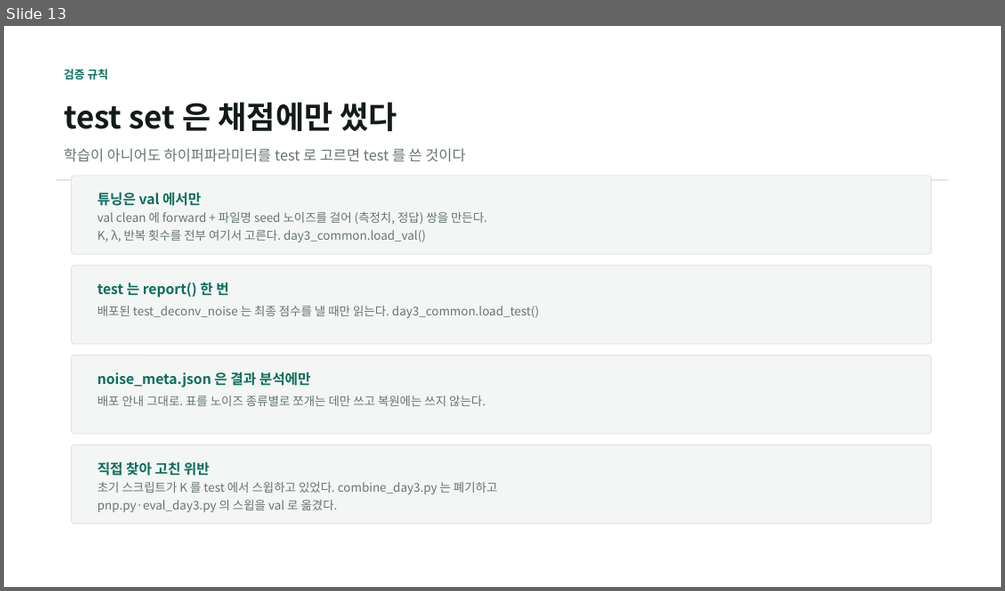
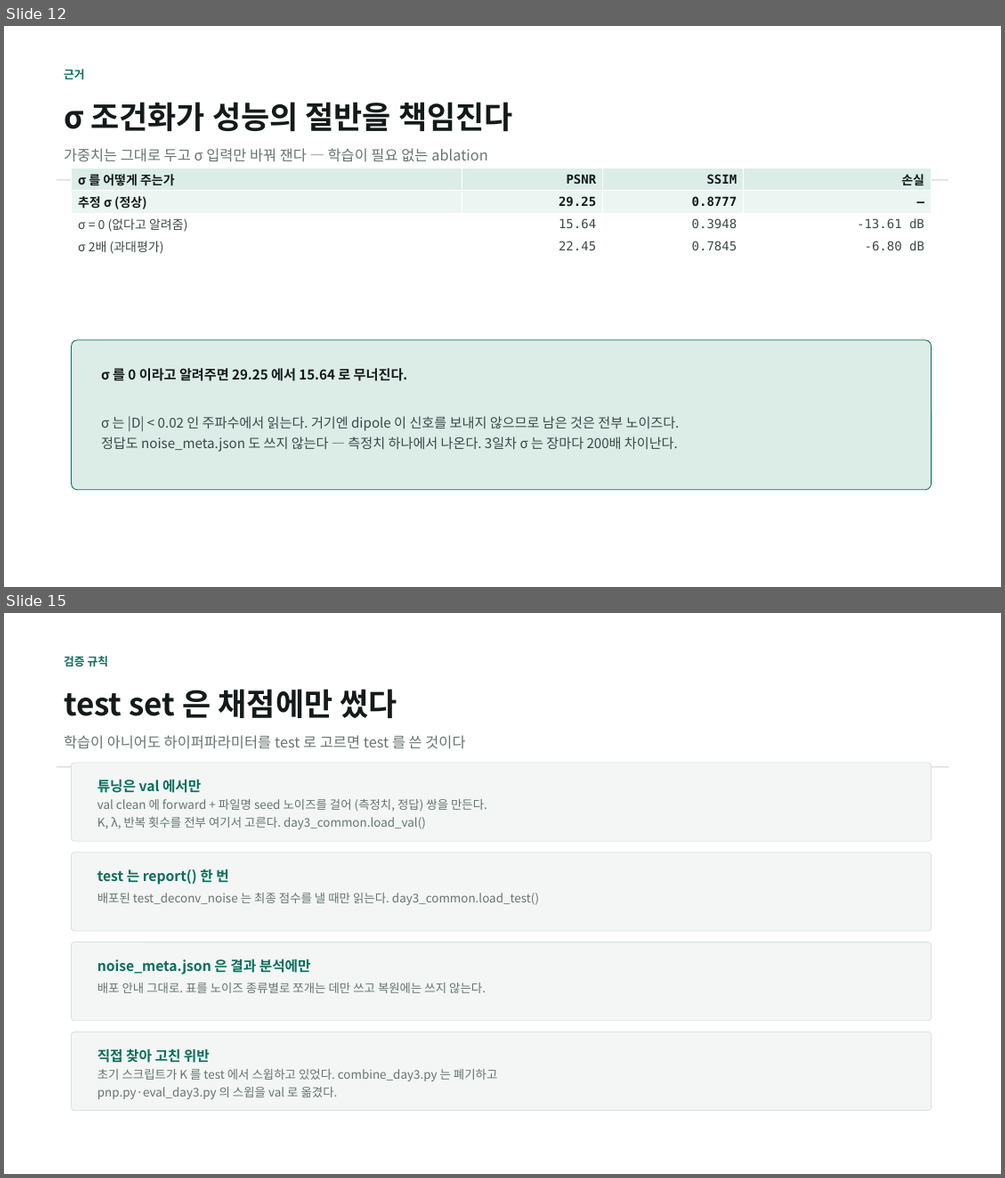
Before and after one commit to kithhooni-commits/ds-practice, a slide deck: 실습5/실습5_day3_발표.pptx. Shown one above the other, each under a label of ours: slide 13 before the commit, slides 12 and 15 after it; the slides between them are not shown. The pictures are 1005x591 and 1005x1178 pixels, drawn with LibreOffice and Linux fonts; fonts in the diff are those of the drawing. Boxes give left, top, right and bottom in pixels: in the first picture for what was removed or moved away, otherwise in the second. Text is boxed around its words. In the diff, an @@ line names an element or a change of style, - is before the commit and + after.

```diff
--- a/실습5/실습5_day3_발표.pptx
+++ b/실습5/실습5_day3_발표.pptx
@@ slide 12 added at (x1=4, y1=26, x2=1001, y2=587), background #FFFFFF @@
@@ text added at (x1=64, y1=69, x2=85, y2=79), 11 pt, text #0B6E5E, bold @@
+근거
@@ text added at (x1=64, y1=102, x2=513, y2=131), 30 pt, text #131A19, bold @@
+σ 조건화가 성능의 절반을 책임진다
@@ text added at (x1=64, y1=148, x2=488, y2=162), 14 pt, text #66756F @@
+가중치는 그대로 두고 σ 입력만 바꿔 잰다 — 학습이 필요 없는 ablation
@@ rectangle added at (x1=57, y1=179, x2=948, y2=181), fill #DCE3E0 @@
@@ table added at (x1=72, y1=168, x2=931, y2=257), 4 rows, 4 columns @@
+σ 를 어떻게 주는가 | PSNR | SSIM | 손실
+추정 σ (정상) | 29.25 | 0.8777 | —
+σ = 0 (없다고 알려줌) | 15.64 | 0.3948 | -13.61 dB
+σ 2배 (과대평가) | 22.45 | 0.7845 | -6.80 dB
@@ rounded rectangle added at (x1=72, y1=340, x2=931, y2=490), fill #DCEDE8, outline #0B6E5E 0.75 pt @@
@@ text added at (x1=101, y1=366, x2=680, y2=451), 13 pt, text #3C4947 @@
+σ 를 0 이라고 알려주면 29.25 에서 15.64 로 무너진다.
+σ 는 |D| < 0.02 인 주파수에서 읽는다. 거기엔 dipole 이 신호를 보내지 않으므로 남은 것은 전부 노이즈다.
+정답도 noise_meta.json 도 쓰지 않는다 — 측정치 하나에서 나온다. 3일차 σ 는 장마다 200배 차이난다.
@@ what was slide 13 is now slide 15 @@
```
Also in this commit, not shown: 5 slides changed, 1 other slide added, 1 other file.
